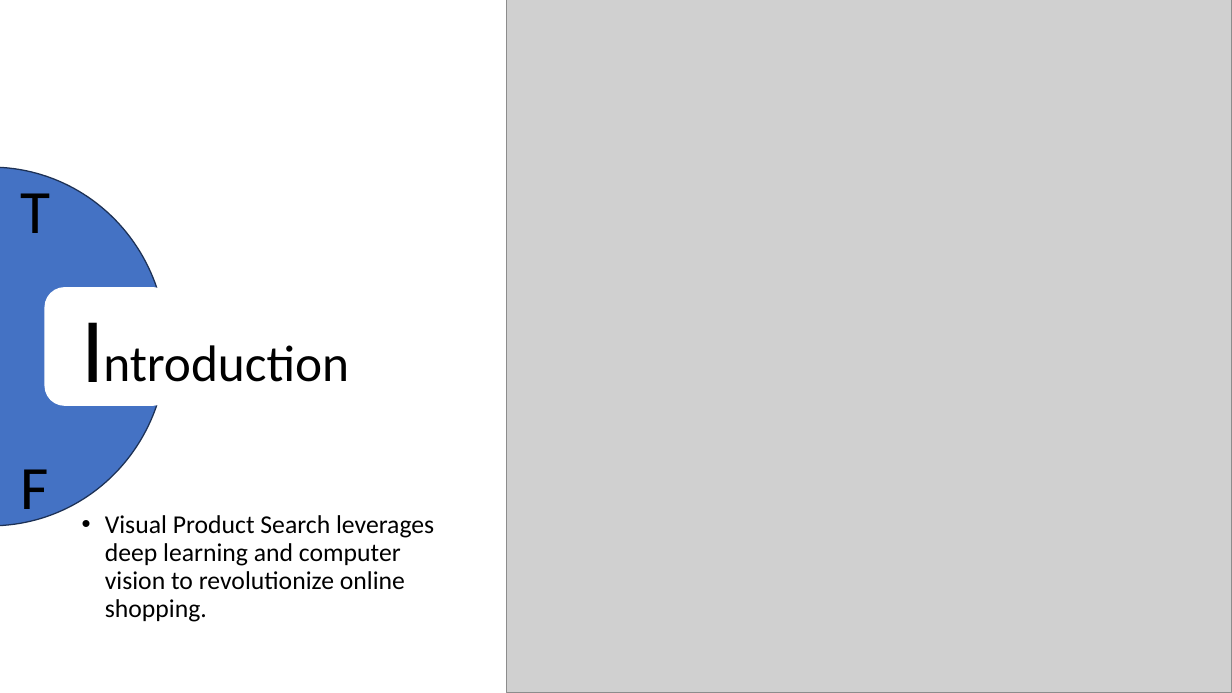
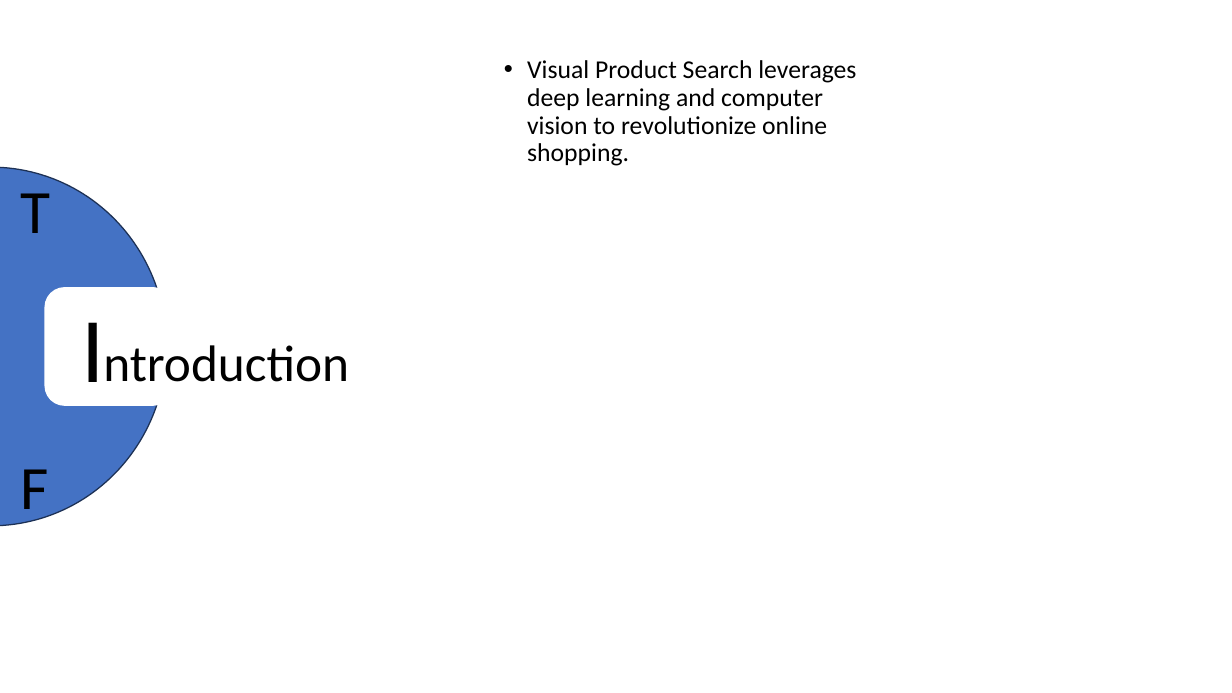
Before and after one commit to sr1sai/IDP, a slide deck: slide 2 of Visual Product Search.pptx. Drawn at 1232x693 pixels with LibreOffice and Linux fonts; fonts in the diff are those of the drawing; grey boxes stand for pictures. Boxes give left, top, right and bottom in pixels: in the first picture for what was removed or moved away, otherwise in the second. Text is boxed around its words. In the diff, an @@ line names an element or a change of style, - is before the commit and + after.

```diff
--- a/Visual Product Search.pptx
+++ b/Visual Product Search.pptx
@@ picture removed at (x1=506, y1=0, x2=1232, y2=693) @@
@@ text "Visual Product Search leverages deep ..." moved from (x1=105, y1=515, x2=434, y2=622) to (x1=527, y1=60, x2=856, y2=166) @@
```
Also in this commit, not shown: 3 other slides changed, 1 slide added, 1 slide removed, 6 other files.
